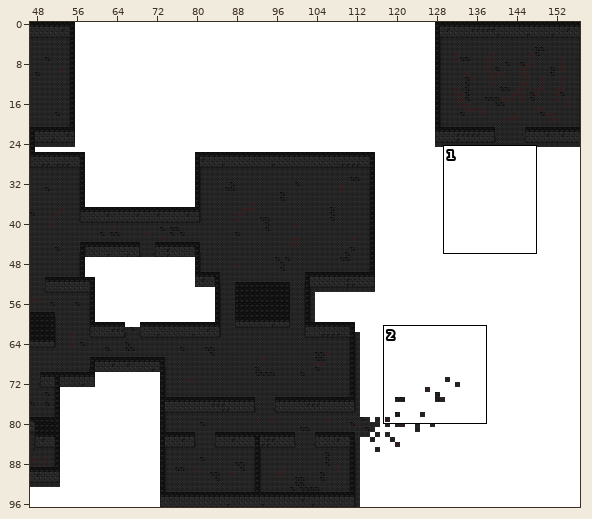
Two versions of a level (Tiled map (JSON), assets/tilemaps/maps/protypeMap.json). The picture above shows the old version from afar; the outline marks the close-up.
Close-up. Earlier state:
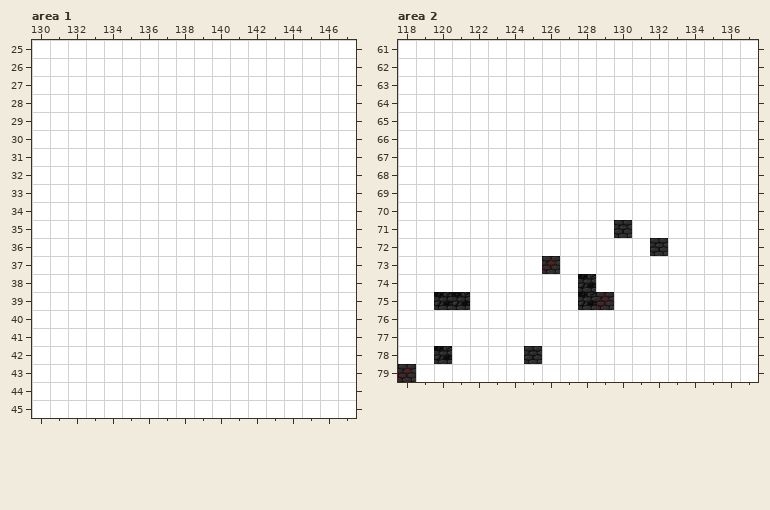
Cells are 32x32 px. Shown: area 1 x 130..147, y 25..45; area 2 x 118..137, y 61..79. The commit also changed other parts of the map, which this record leaves out.
Once edited:
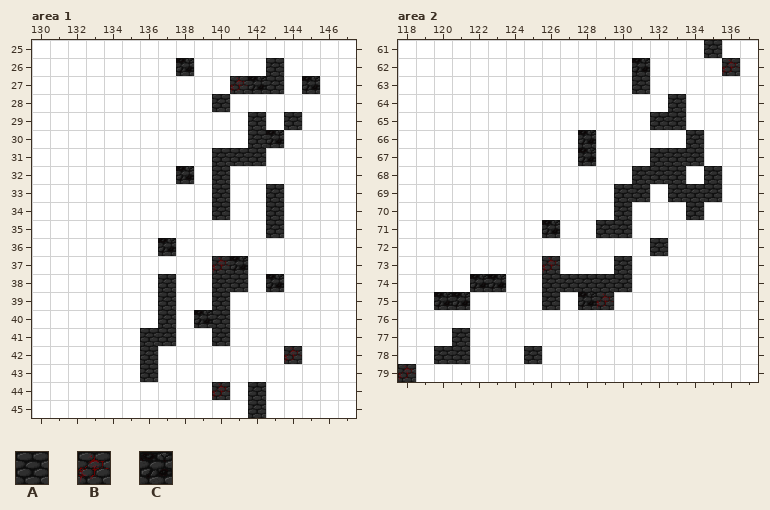
Key: from "updated_tiles": A 0, B 1, C 2.
_ is an empty cell, . an unchanged one.
Changes in this commit:
--- layer "Ground", area 1
@@ x 136..145 @@
-26 .._...._..
-27 .....___._
-28 ...._.....
-29 ......_._.
-30 ......__..
-31 ....___...
-32 .._._.....
-33 ...._.._..
-34 ...._.._..
-35 ......._..
-36 ._........
-37 ....__....
-38 ._..__._..
-39 ._.._.....
-40 ._.__.....
-41 __.._.....
-42 _......._.
-43 _.........
-44 ...._._...
-45 ......_...
+26 ..C....A..
+27 .....BCA.C
+28 ....A.....
+29 ......A.A.
+30 ......AC..
+31 ....AAA...
+32 ..C.A.....
+33 ....A..A..
+34 ....A..A..
+35 .......A..
+36 .C........
+37 ....BC....
+38 .A..AA.C..
+39 .A..A.....
+40 .A.CA.....
+41 AA..A.....
+42 A.......B.
+43 A.........
+44 ....B.A...
+45 ......A...
--- layer "Ground", area 2
@@ x 126..136 @@
-61 ........._.
-62 ....._...._
-63 ....._.....
-64 ......._...
-65 ......__...
-66 .._....._..
-67 .._...___..
-68 .....___._.
-69 ....__.___.
-70 ...._..._..
-71 _.._.......
+61 .........A.
+62 .....C....B
+63 .....A.....
+64 .......A...
+65 ......AA...
+66 ..C.....A..
+67 ..C...AAA..
+68 .....AAA.A.
+69 ....AA.AAA.
+70 ....A...A..
+71 C..A.......
@@ x 122..130 @@
-73 ........_
-74 __..__C__
-75 ...._....
+73 ........A
+74 CC..AAAAA
+75 ....A....
@@ x 120..121 @@
-77 ._
-78 C_
+77 .A
+78 AA
